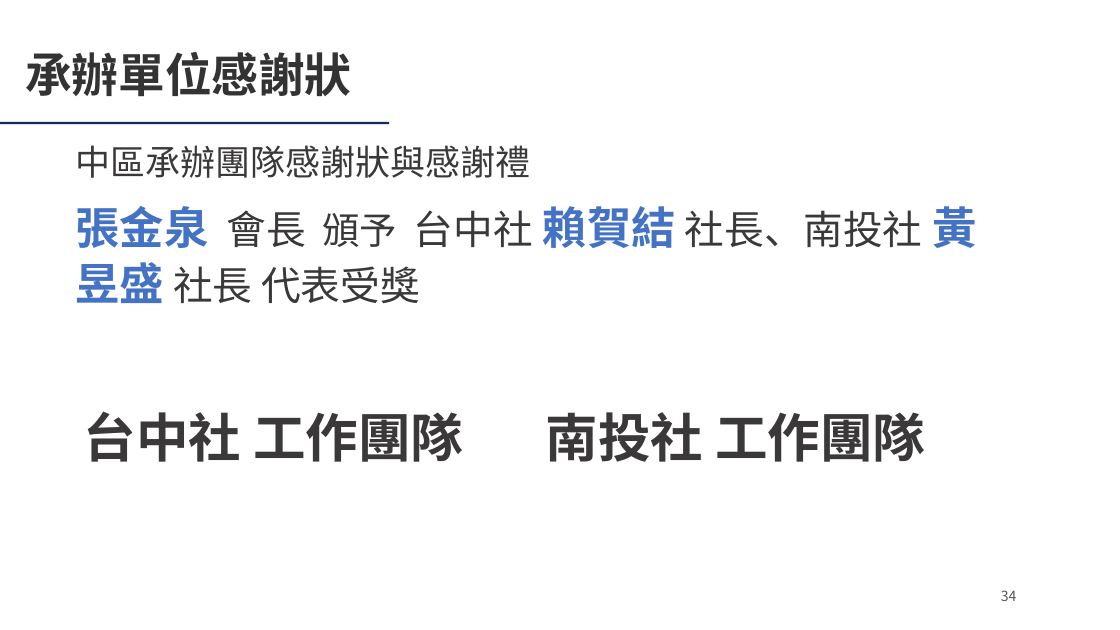
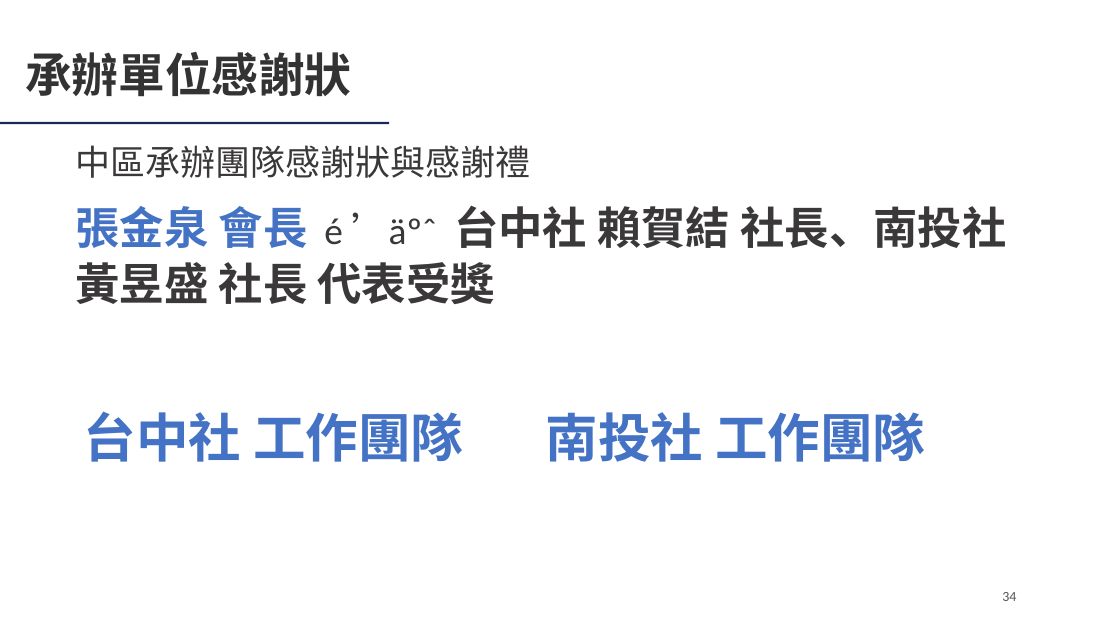
Before and after one commit to Ericliang680928/IAA, a slide deck: slide 34 of 20261204/agm/IAA會員大會簡報_20261204.pptx. Drawn at 1120x630 pixels with LibreOffice and Linux fonts; fonts in the diff are those of the drawing; background and template pictures are left out. Boxes give left, top, right and bottom in pixels: in the first picture for what was removed or moved away, otherwise in the second. Text is boxed around its words. In the diff, an @@ line names an element or a change of style, - is before the commit and + after.

```diff
--- a/20261204/agm/IAA會員大會簡報_20261204.pptx
+++ b/20261204/agm/IAA會員大會簡報_20261204.pptx
@@ text at [76, 205, 1006, 304]: text changed; size 34 to 38 pt; font Noto Sans CJK SC to Calibri; bold on @@
-張金泉 會長 頒予 台中社 賴賀結 社長、南投社 黃昱盛 社長 代表受獎
+張金泉 會長 é ’äºˆ 台中社 賴賀結 社長、南投社 黃昱盛 社長 代表受獎
@@ text "台中社 工作團隊" at [84, 411, 463, 462]: font Noto Sans CJK SC to Calibri, text colour #3A3838 to #4472C4 @@
@@ text "南投社 工作團隊" at [546, 412, 925, 462]: font Noto Sans CJK SC to Calibri, text colour #3A3838 to #4472C4 @@
@@ page number at [1002, 592, 1016, 601]: font Noto Sans CJK SC to Calibri @@
```
Also in this commit, not shown: 36 other slides changed, 1 other file.
